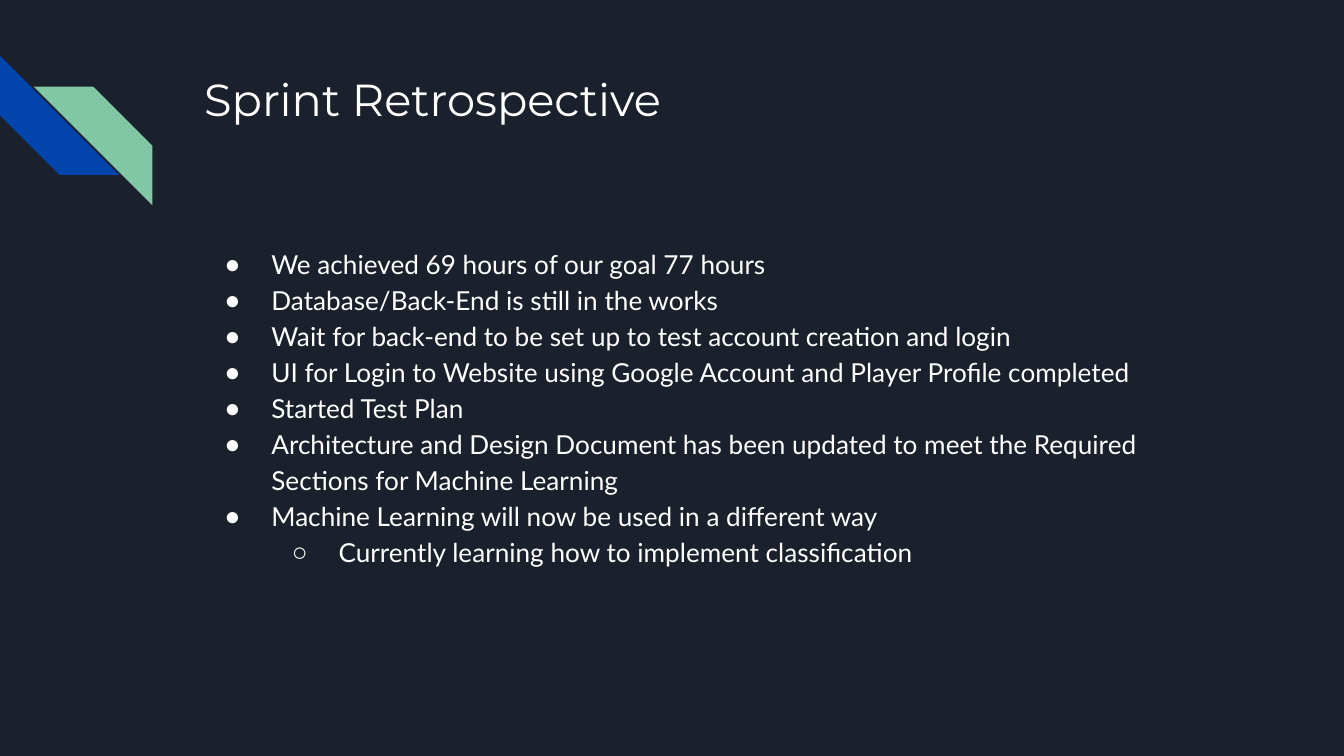
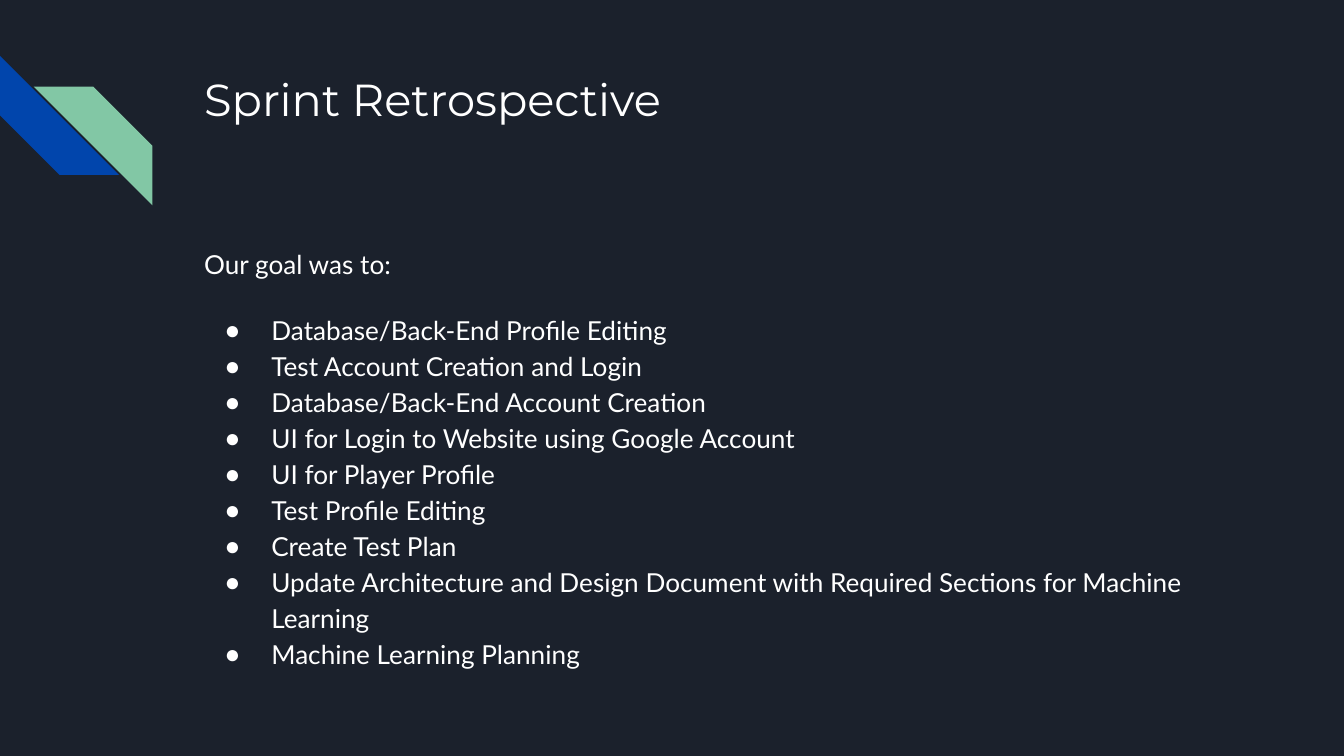
Before and after one commit to jamilkhan98/CECS491AProject, a slide deck: slide 29 of Sprints/Sprint #4/Sprint #4 Presentation.pptx (slide 18 before the commit). Drawn at 1344x756 pixels with LibreOffice and Linux fonts; fonts in the diff are those of the drawing. Boxes give left, top, right and bottom in pixels: in the first picture for what was removed or moved away, otherwise in the second. Text is boxed around its words. In the diff, an @@ line names an element or a change of style, - is before the commit and + after.

```diff
--- a/Sprints/Sprint #4/Sprint #4 Presentation.pptx
+++ b/Sprints/Sprint #4/Sprint #4 Presentation.pptx
@@ text at (204, 254, 1181, 669): text changed @@
-● We achieved 69 hours of our goal 77 hours
-● Database/Back-End is still in the works
-● Wait for back-end to be set up to test account creation and login
-● UI for Login to Website using Google Account and Player Profile completed
-● Started Test Plan
-● Architecture and Design Document has been updated to meet the Required Sections for Machine Learning
-● Machine Learning will now be used in a different way
-  ○ Currently learning how to implement classification
+Our goal was to:
+● Database/Back-End Profile Editing
+● Test Account Creation and Login
+● Database/Back-End Account Creation
+● UI for Login to Website using Google Account
+● UI for Player Profile
+● Test Profile Editing
+● Create Test Plan
+● Update Architecture and Design Document with Required Sections for Machine Learning
+● Machine Learning Planning
```
Also in this commit, not shown: 6 other slides changed, 15 slides added.
